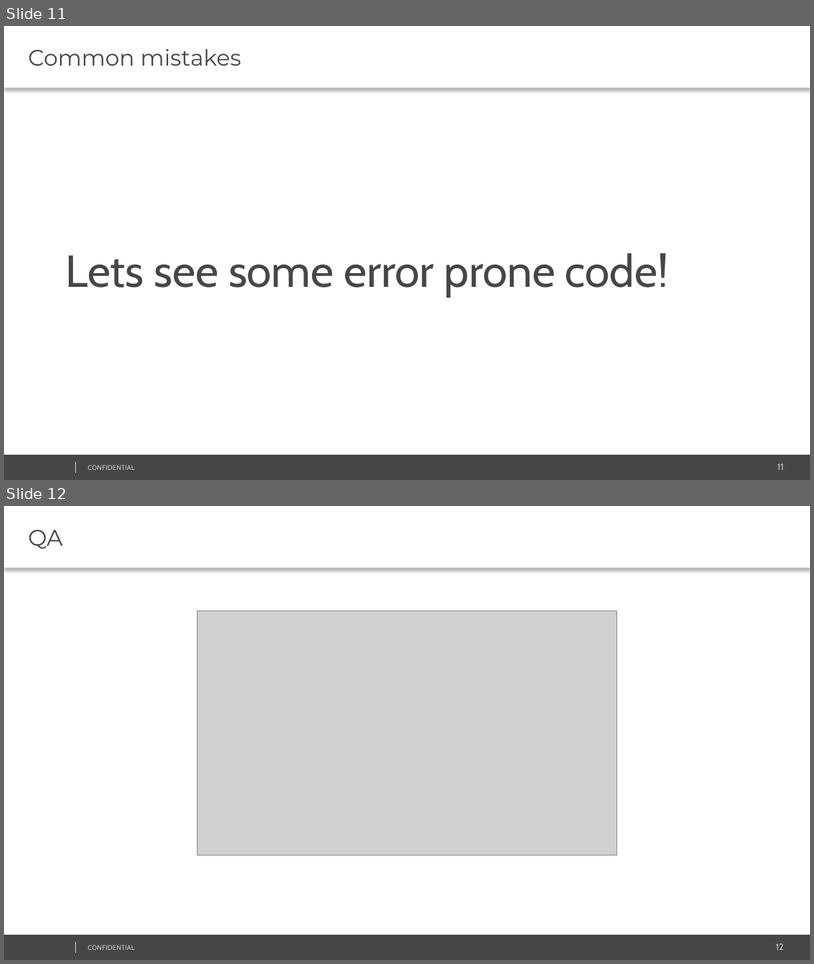
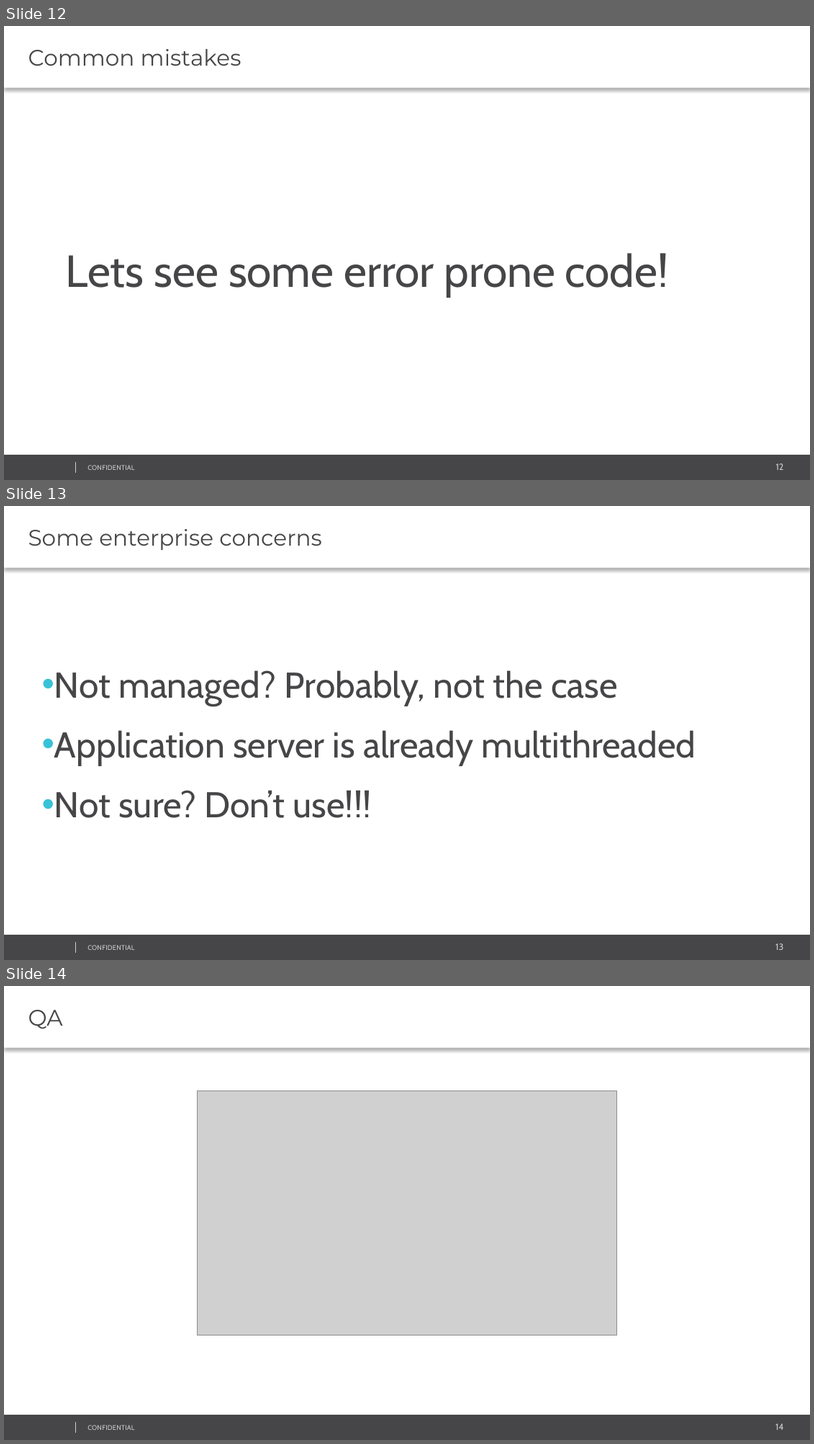
Before and after one commit to mihakz/streamTalk, a slide deck: techtalk_ParallelStreams_Kantserov.pptx. Shown one above the other, each under a label of ours: slides 11 and 12 before the commit, slides 12, 13 and 14 after it. The pictures are 814x964 and 814x1444 pixels, drawn with LibreOffice and Linux fonts; fonts in the diff are those of the drawing; grey boxes stand for pictures; background and template pictures are left out. Boxes give left, top, right and bottom in pixels: in the first picture for what was removed or moved away, otherwise in the second. Text is boxed around its words. In the diff, an @@ line names an element or a change of style, - is before the commit and + after.

```diff
--- a/techtalk_ParallelStreams_Kantserov.pptx
+++ b/techtalk_ParallelStreams_Kantserov.pptx
@@ slide 13 added at (4, 506, 810, 960), background #FFFFFF; not listed: 4 template elements that a slide beside it also shows @@
@@ text added at (4, 506, 810, 568), fill #FFFFFF, 20 pt, text #464547 @@
+Some enterprise concerns
@@ text added at (54, 670, 697, 818), 32 pt, text #464547 @@
+• Not managed? Probably, not the case
+• Application server is already multithreaded
+• Not sure? Don’t use!!!
@@ what was slide 11 is now slide 12 @@
@@ page number at (777, 463, 784, 470): text changed @@
-11
+12
@@ what was slide 12 is now slide 14 @@
@@ page number at (776, 1423, 784, 1430): text changed @@
-12
+14
```
Also in this commit, not shown: 1 other slide added, 2 other files.
